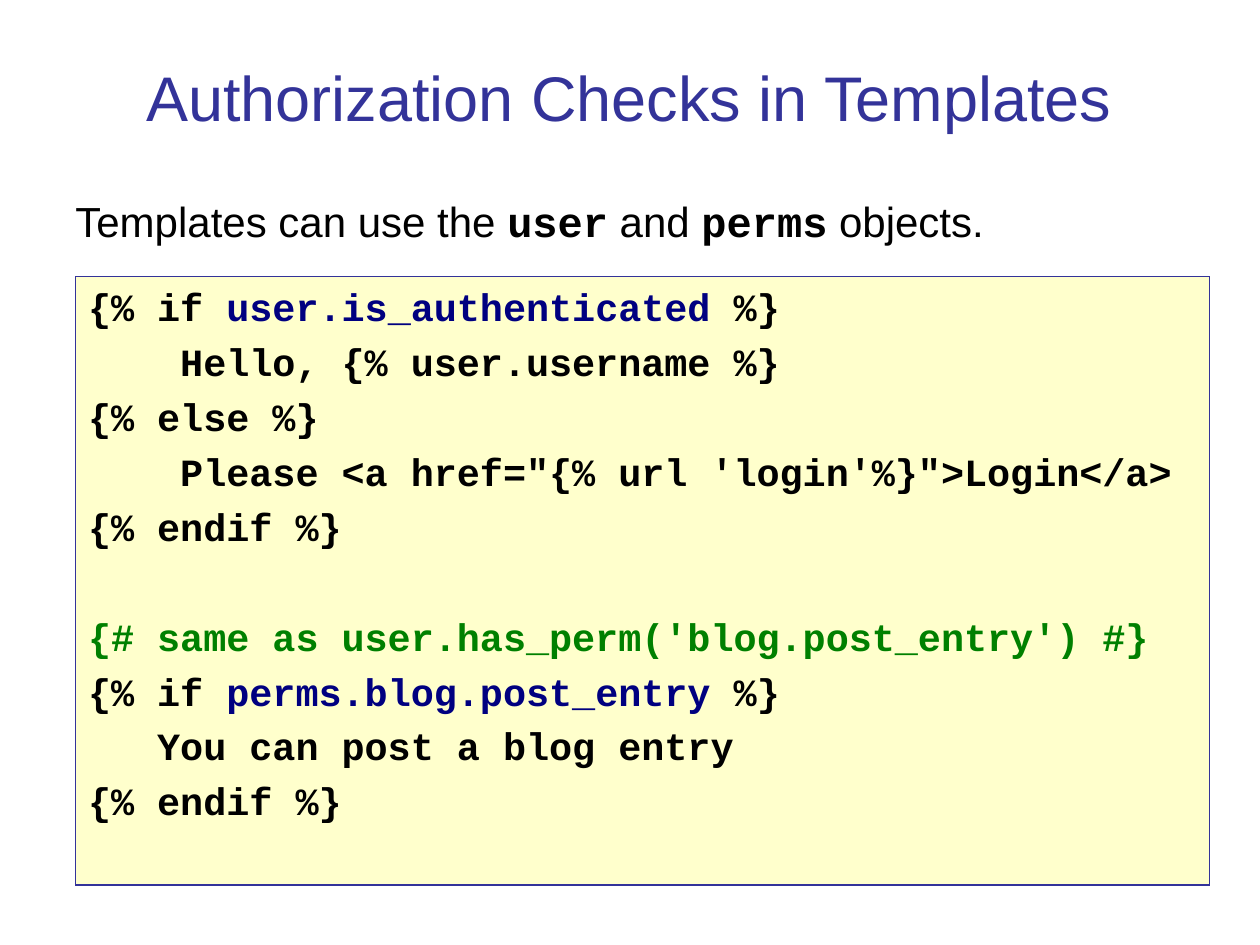
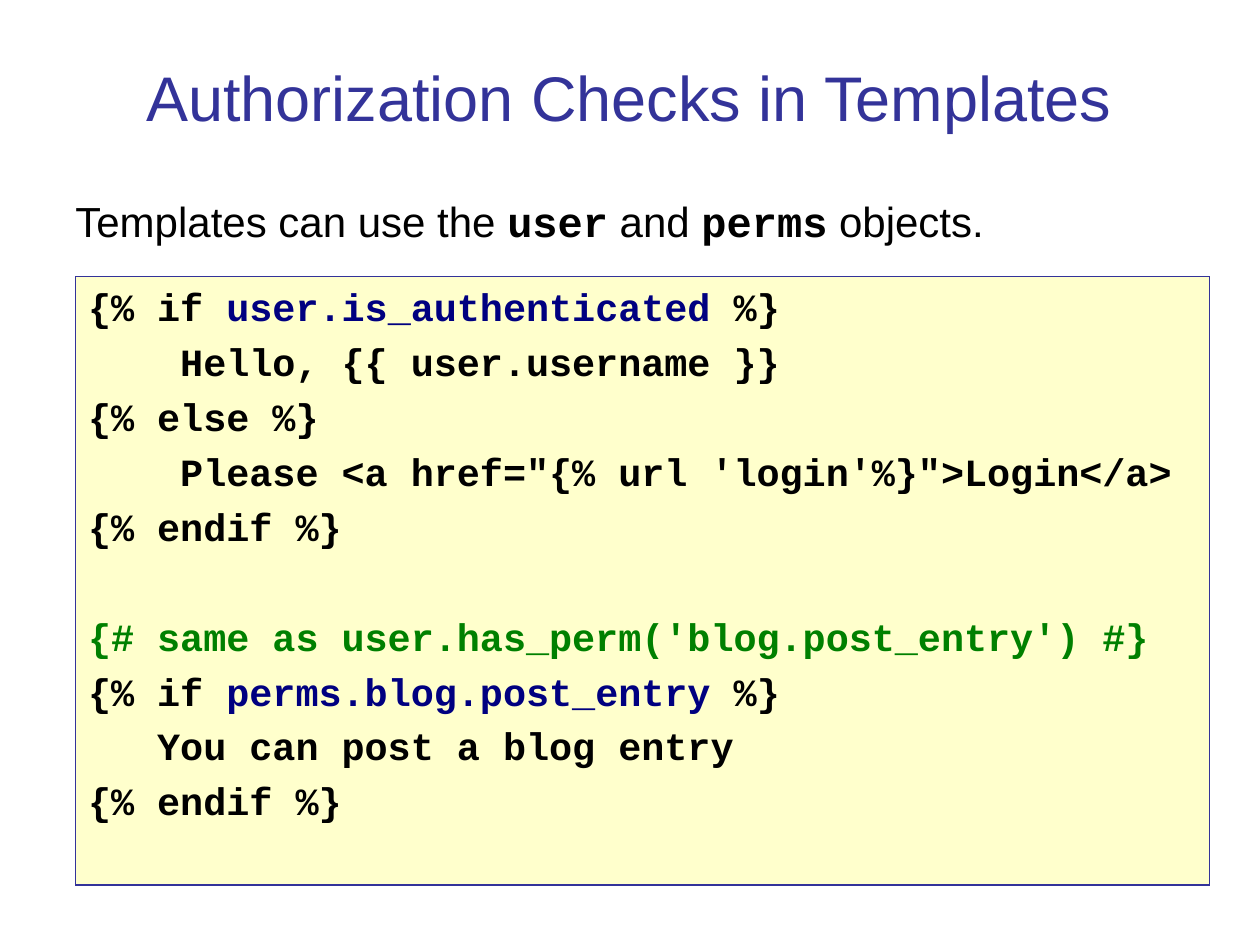
Before and after one commit to cpske/ISP, a slide deck: slide 34 of authentication/Authentication-and-Authorization.ppt (slide 25 before the commit). Drawn at 1260x945 pixels with LibreOffice and Linux fonts; fonts in the diff are those of the drawing. Boxes give left, top, right and bottom in pixels: in the first picture for what was removed or moved away, otherwise in the second. Text is boxed around its words. In the diff, an @@ line names an element or a change of style, - is before the commit and + after.

```diff
--- a/authentication/Authentication-and-Authorization.ppt
+++ b/authentication/Authentication-and-Authorization.ppt
@@ text in rectangle at [180,349,711,383]: text changed @@
-Hello, {% user.username %}
+Hello, {{ user.username }}
```
Also in this commit, not shown: 3 other slides changed, 9 slides added, 4 other files.
